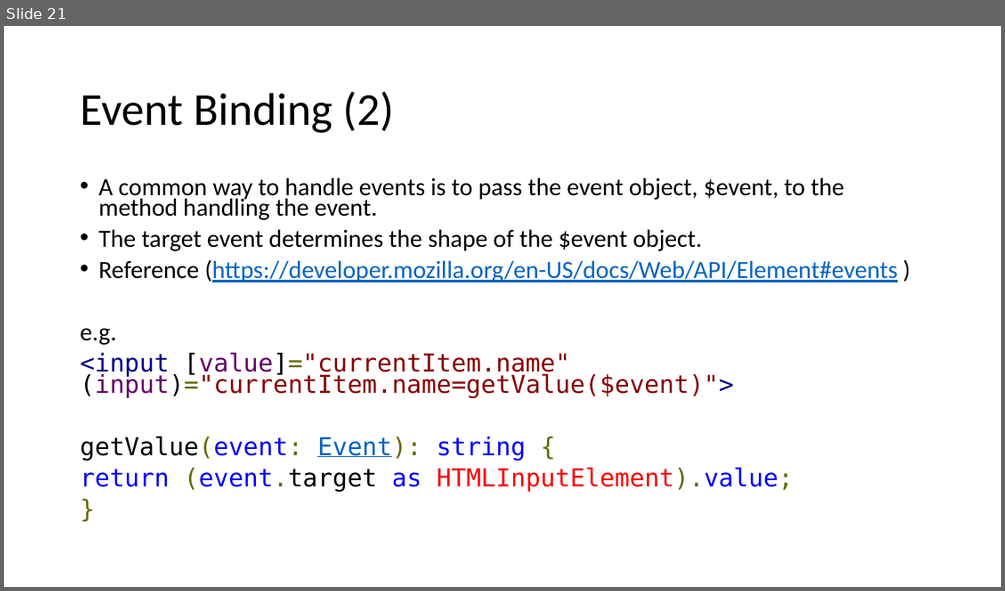
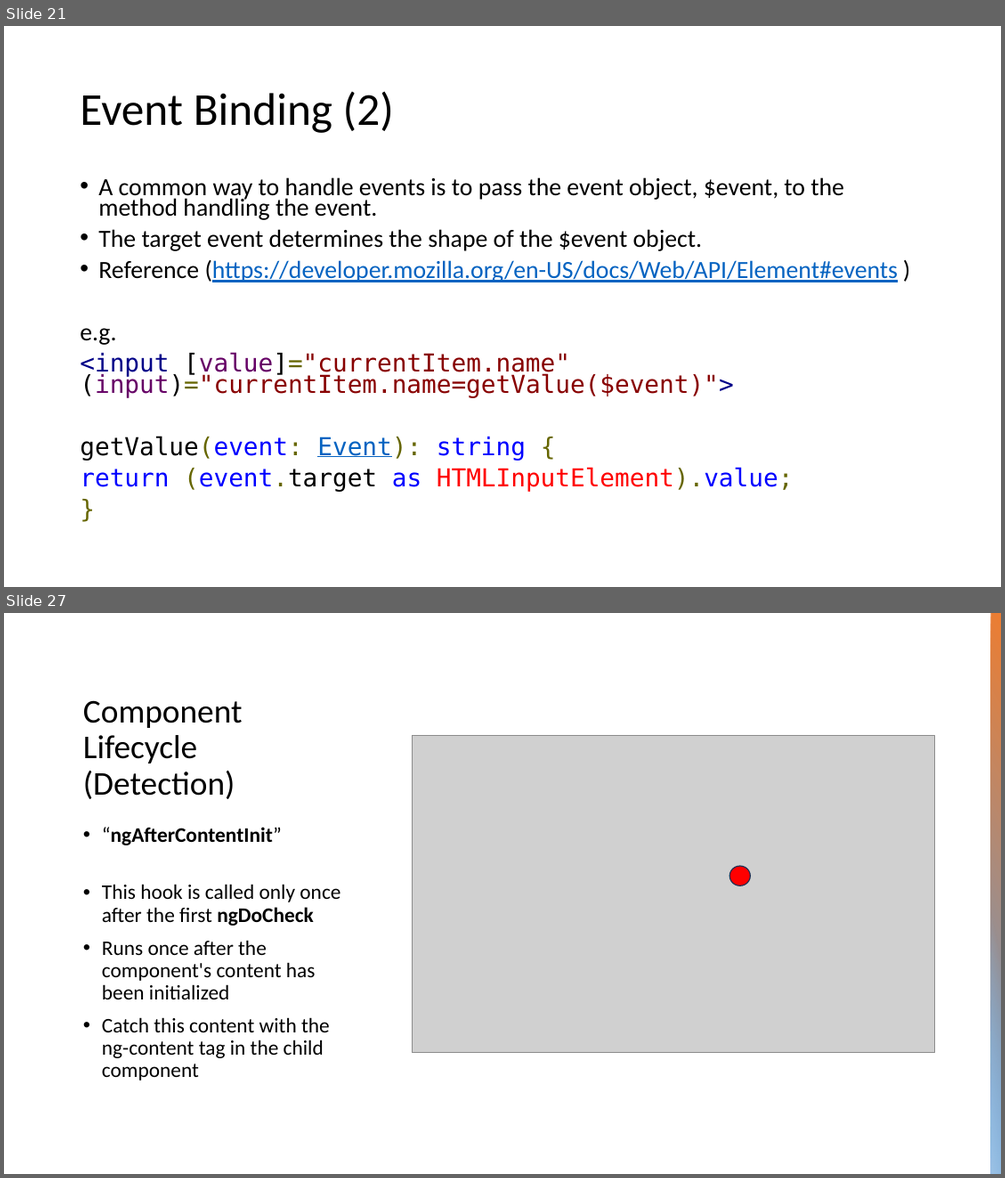
Before and after one commit to aarciab/angular, a slide deck: 1_Angular.pptx. Shown one above the other, each under a label of ours: slide 21 before the commit, slides 21 and 27 after it; the slides between them are not shown. The pictures are 1005x591 and 1005x1178 pixels, drawn with LibreOffice and Linux fonts; fonts in the diff are those of the drawing; grey boxes stand for pictures. Boxes give left, top, right and bottom in pixels: in the first picture for what was removed or moved away, otherwise in the second. Text is boxed around its words. In the diff, an @@ line names an element or a change of style, - is before the commit and + after.

```diff
--- a/1_Angular.pptx
+++ b/1_Angular.pptx
@@ slide 27 added at (4, 613, 1001, 1174), background #FFFFFF @@
@@ rectangle added at (991, 613, 1001, 1174), fill gradient #ED7D31 to #5B9BD5 @@
@@ title added at (83, 700, 243, 799), 32 pt, text #000000 @@
+Component Lifecycle (Detection)
@@ picture added at (412, 735, 934, 1052) @@
@@ text added at (102, 827, 340, 1080), 20 pt, text #000000 @@
+• “ngAfterContentInit”
+• This hook is called only once after the first ngDoCheck
+• Runs once after the component's content has been initialized
+• Catch this content with the ng-content tag in the child component
@@ ellipse added at (730, 866, 751, 886), fill #FF0000, outline #1E3256 1 pt @@
@@ rectangle added at (991, 901, 1001, 1174), fill gradient #9DC3E6 @@
```
Also in this commit, not shown: 4 slides changed, 16 other slides added, 4 slides removed, 7 other files.
